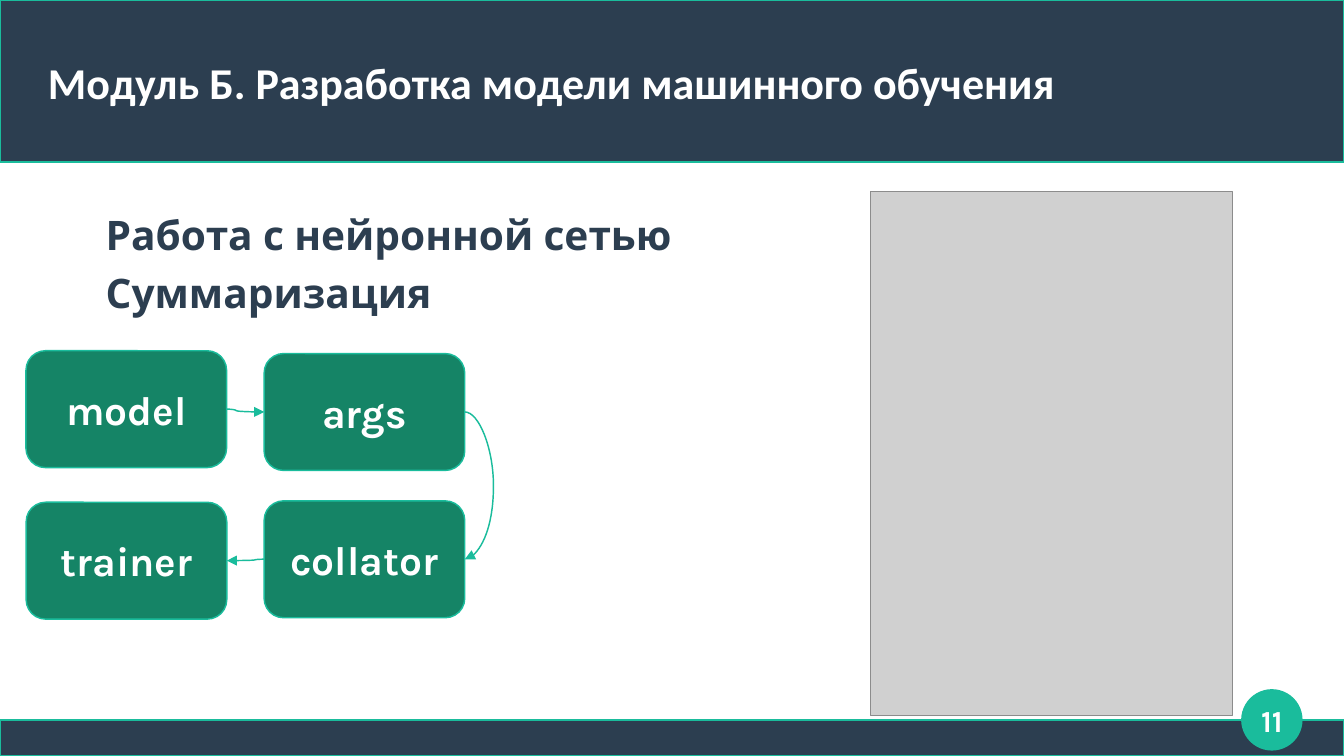
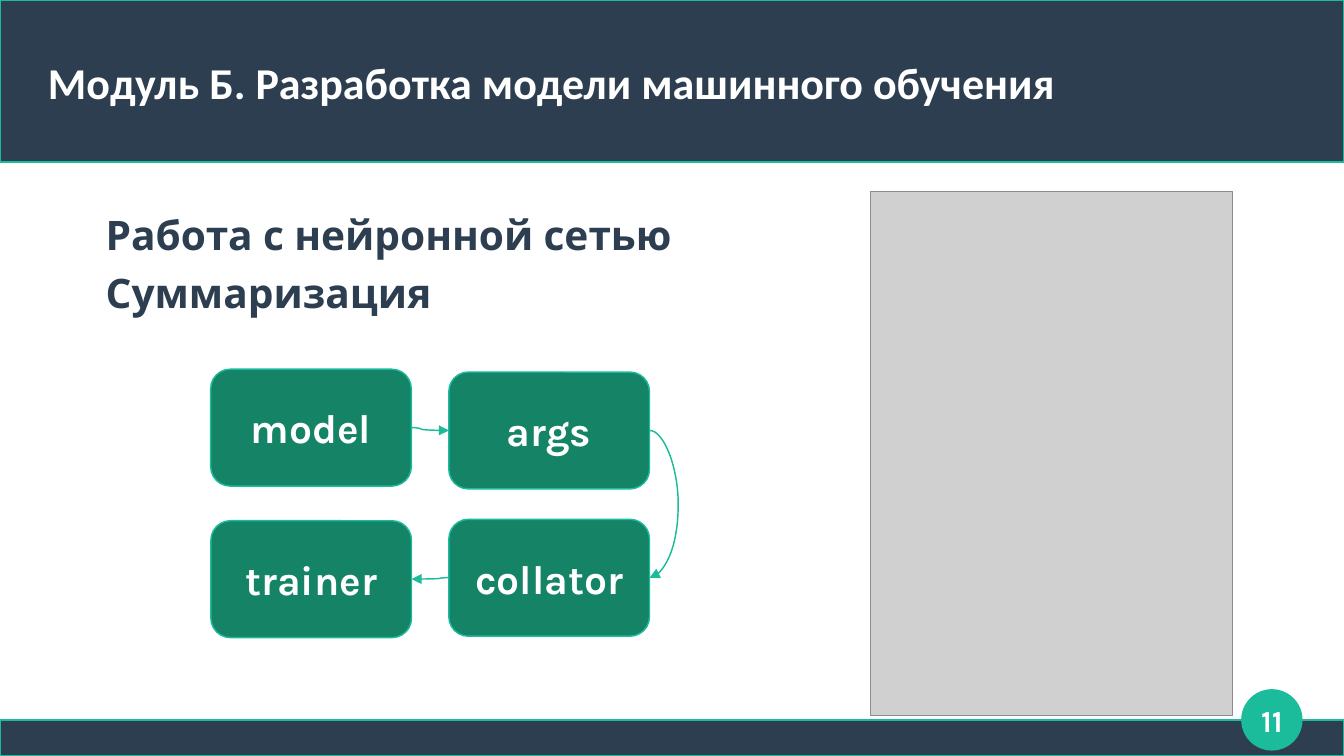
Before and after one commit to Rainfue/NLP-summary, a slide deck: slide 11 of Module4/presentation.odp. Drawn at 1344x756 pixels with LibreOffice and Linux fonts; fonts in the diff are those of the drawing; grey boxes stand for pictures. Boxes give left, top, right and bottom in pixels: in the first picture for what was removed or moved away, otherwise in the second. Text is boxed around its words. In the diff, an @@ line names an element or a change of style, - is before the commit and + after.

```diff
--- a/Module4/presentation.odp
+++ b/Module4/presentation.odp
@@ 4 rounded rectangles, 3 curved arrows: place and size @@
-4 rounded rectangles, 3 curved arrows at [26,351,479,620]
+4 rounded rectangles, 3 curved arrows at [211,370,665,638]
```
Also in this commit, not shown: 2 other slides changed, 56 other files.
